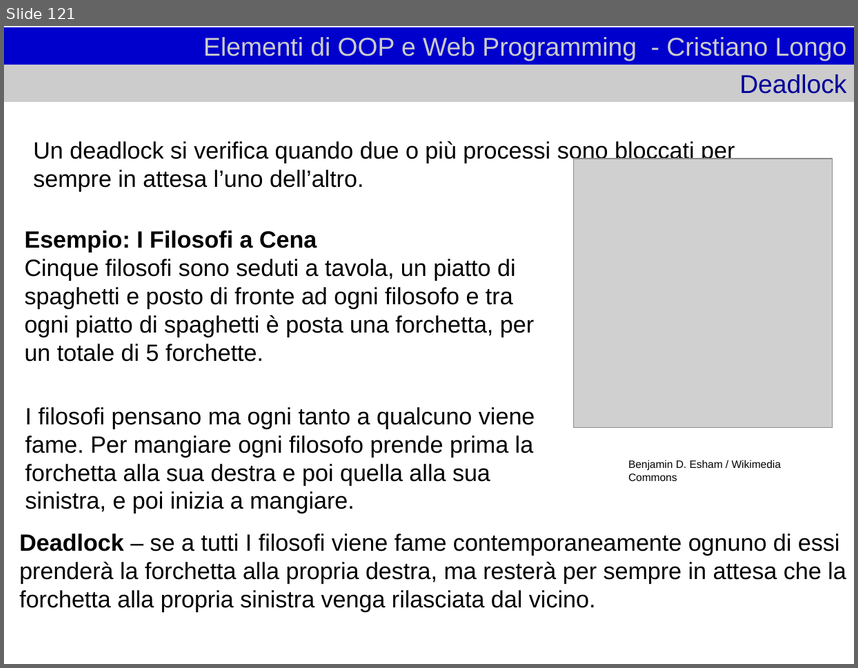
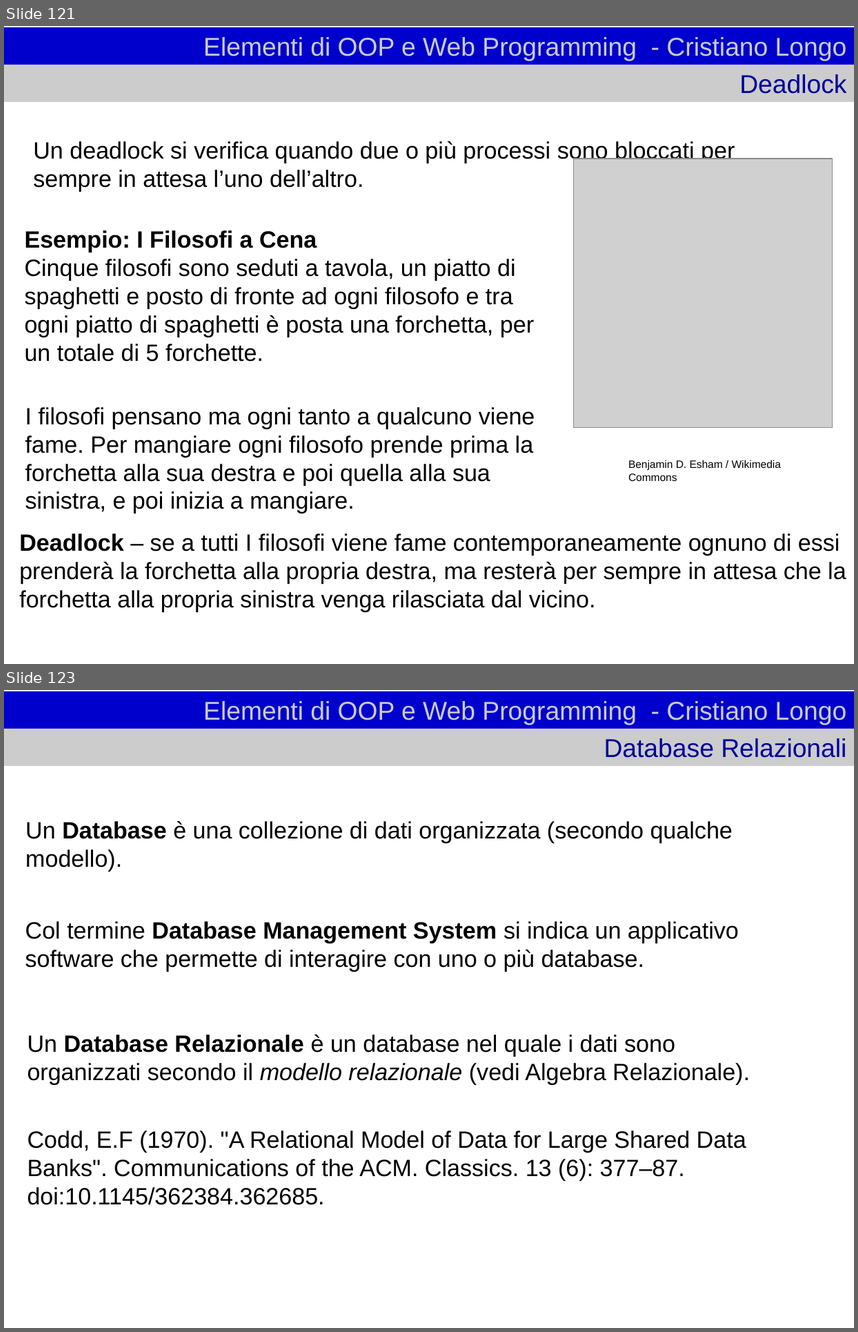
Before and after one commit to cristianolongoodhl/courses, a slide deck: JavaAndOOP/oopweb1.odp. Shown one above the other, each under a label of ours: slide 121 before the commit, slides 121 and 123 after it; the slides between them are not shown. The pictures are 858x668 and 858x1332 pixels, drawn with LibreOffice and Linux fonts; fonts in the diff are those of the drawing; grey boxes stand for pictures. Boxes give left, top, right and bottom in pixels: in the first picture for what was removed or moved away, otherwise in the second. Text is boxed around its words. In the diff, an @@ line names an element or a change of style, - is before the commit and + after.

Commit message:
Database relazionali

```diff
--- a/JavaAndOOP/oopweb1.odp
+++ b/JavaAndOOP/oopweb1.odp
@@ slide 123 added at (4,690,854,1328), background #FFFFFF @@
@@ title added at (4,691,854,729), fill #0000CC, 24 pt, text #CCCCCC @@
+Elementi di OOP e Web Programming - Cristiano Longo
@@ title added at (4,729,854,766), fill #CCCCCC, 24 pt, text #000099 @@
+Database Relazionali
@@ text added at (25,821,733,871), 22 pt, text #000000 @@
+Un Database è una collezione di dati organizzata (secondo qualche modello).
@@ text added at (25,921,739,971), 22 pt, text #000000 @@
+Col termine Database Management System si indica un applicativo software che permette di interagire con uno o più database.
@@ text added at (27,1034,750,1085), 22 pt, text #000000 @@
+Un Database Relazionale è un database nel quale i dati sono organizzati secondo il modello relazionale (vedi Algebra Relazionale).
@@ subtitle added at (27,1130,746,1205), 22 pt, text #000000 @@
+Codd, E.F (1970). "A Relational Model of Data for Large Shared Data Banks". Communications of the ACM. Classics. 13 (6): 377–87. doi:10.1145/362384.362685.
```
Also in this commit, not shown: 1 slide changed, 38 other slides added.
